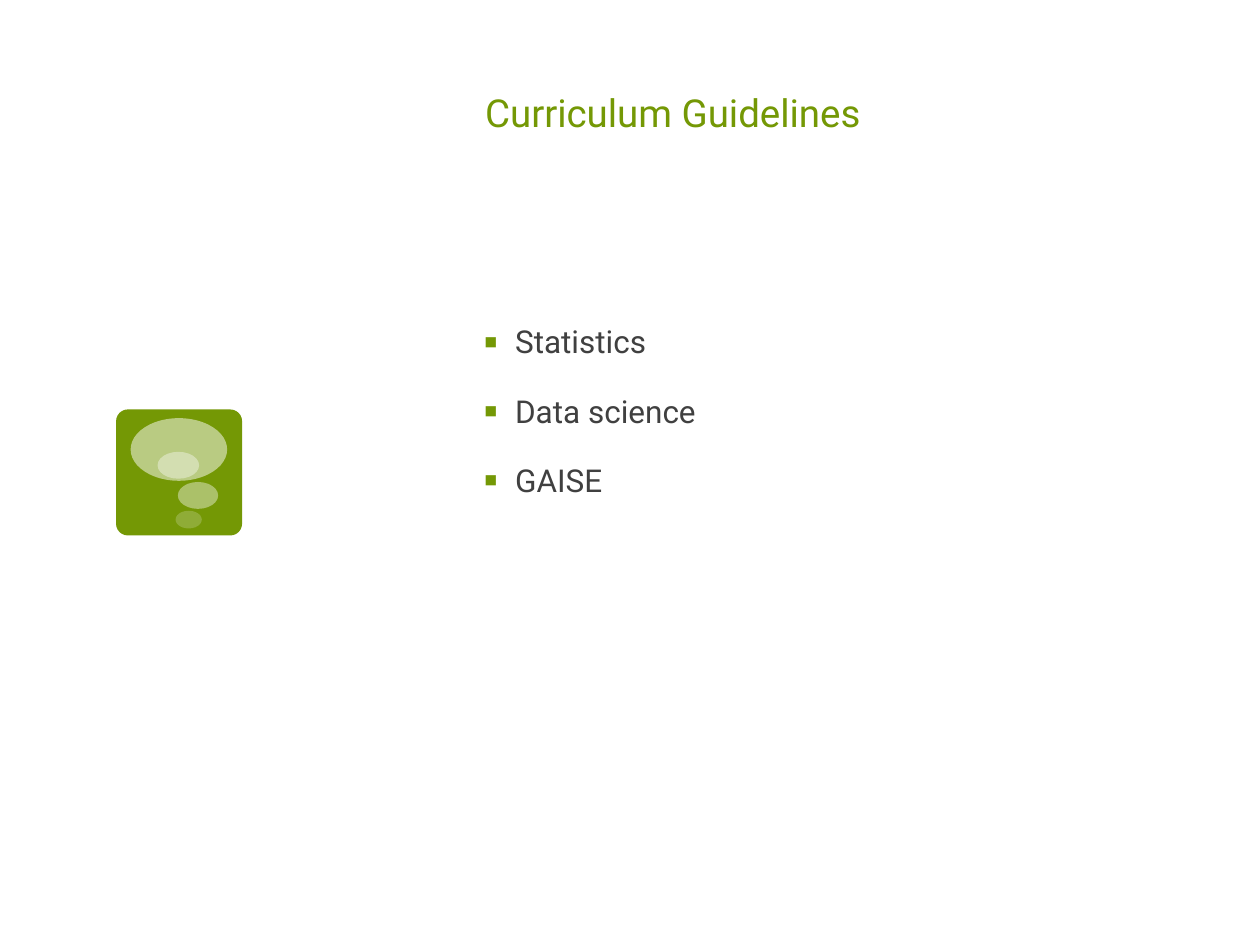
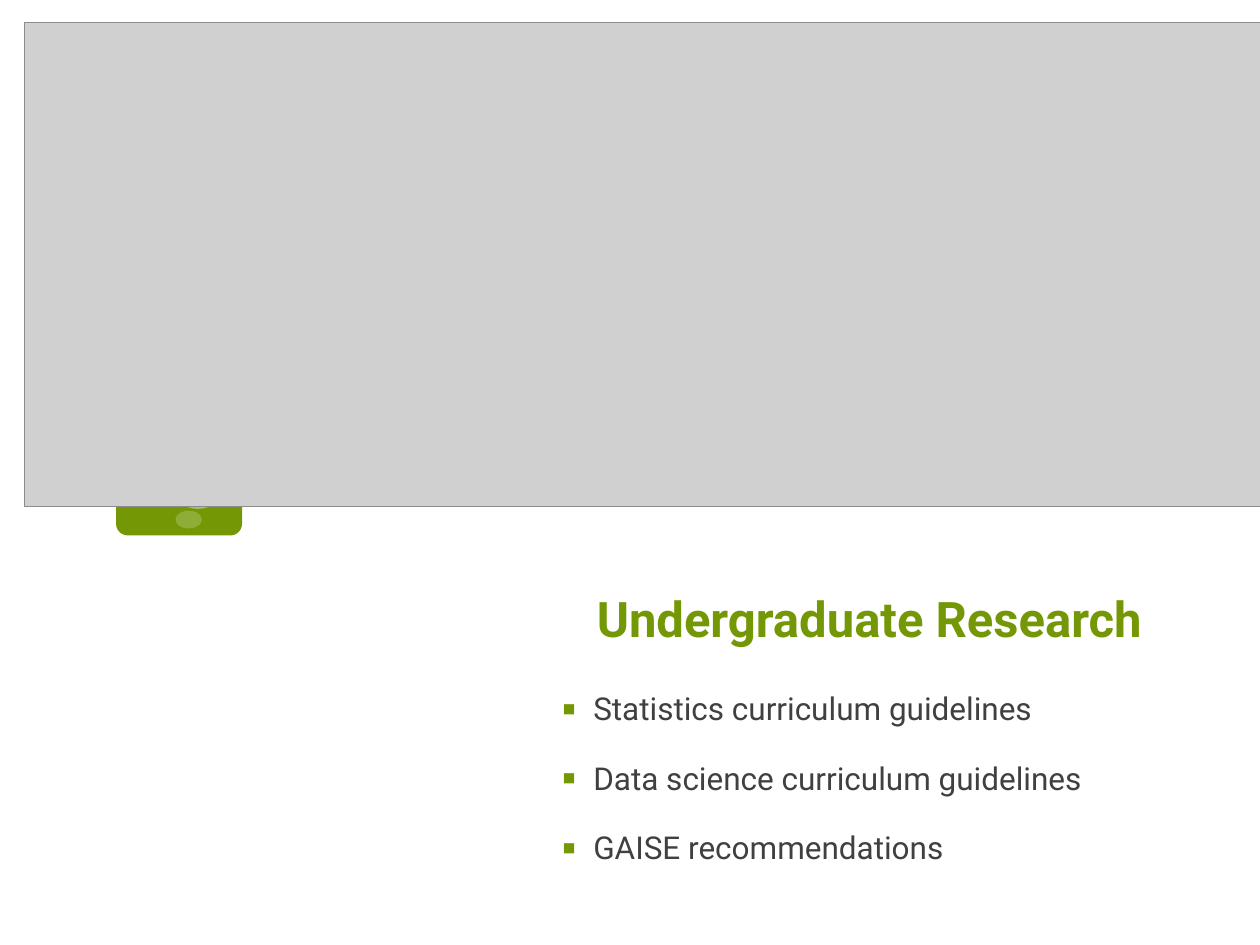
Before and after one commit to Amherst-Statistics/Modernizing-Undergrad-Stat-Curric, a slide deck: slide 2 of 03-hardin/skillsForResearch_JSM17_JoHardin.pptx. Drawn at 1260x945 pixels with LibreOffice and Linux fonts; fonts in the diff are those of the drawing; grey boxes stand for pictures. Boxes give left, top, right and bottom in pixels: in the first picture for what was removed or moved away, otherwise in the second. Text is boxed around its words. In the diff, an @@ line names an element or a change of style, - is before the commit and + after.

```diff
--- a/03-hardin/skillsForResearch_JSM17_JoHardin.pptx
+++ b/03-hardin/skillsForResearch_JSM17_JoHardin.pptx
@@ picture added at bbox=[24, 23, 1260, 507] @@
@@ title removed at bbox=[485, 98, 861, 128] @@
-Curriculum Guidelines
@@ ellipse removed at bbox=[131, 418, 228, 481] @@
@@ ellipse removed at bbox=[158, 452, 199, 479] @@
@@ title added at bbox=[597, 600, 1142, 648], 28 pt, text #749805, bold @@
+Undergraduate Research
@@ text at bbox=[593, 696, 1082, 860]: text changed @@
-▪ Statistics
-▪ Data science
-▪ GAISE
+▪ Statistics curriculum guidelines
+▪ Data science curriculum guidelines
+▪ GAISE recommendations
```
Also in this commit, not shown: 2 other slides changed, 5 slides added, 2 slides removed.
